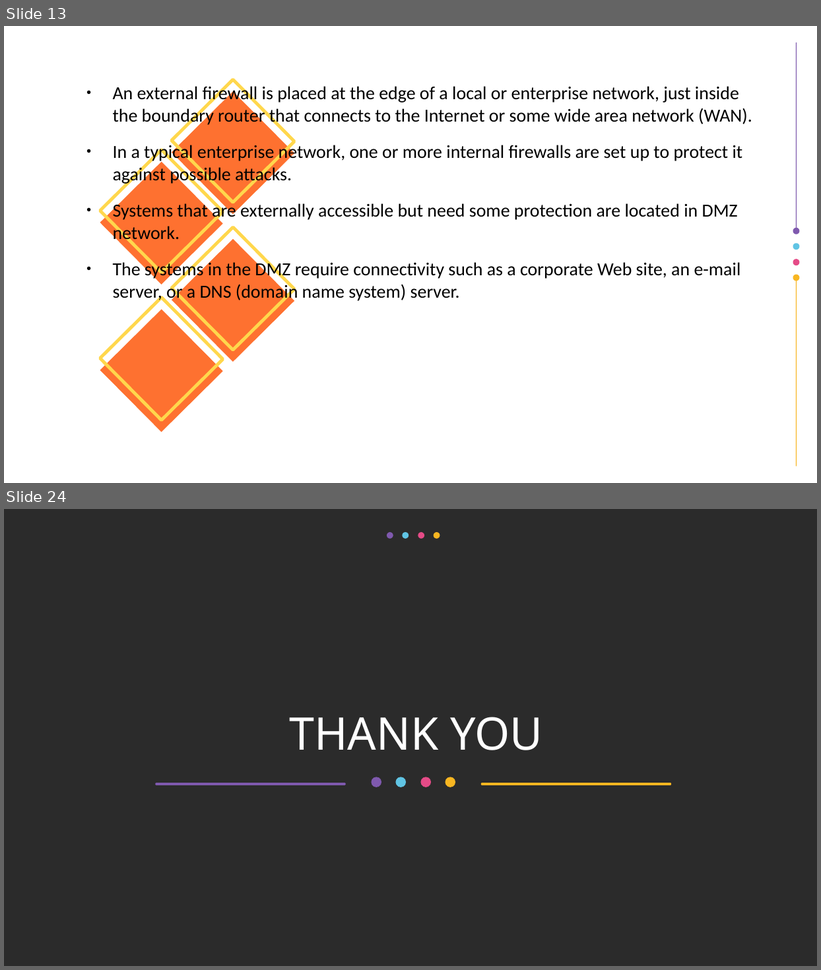
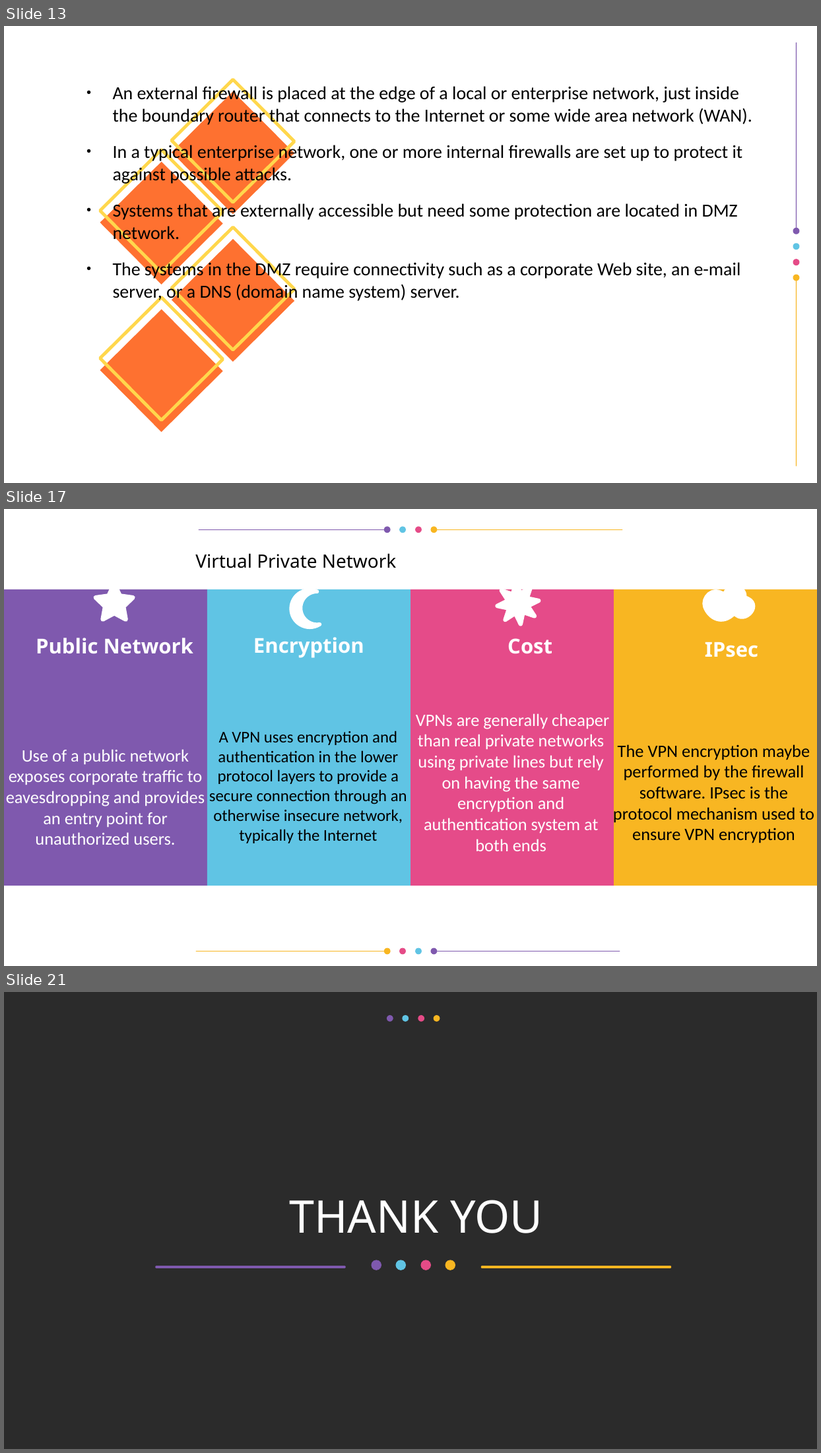
Before and after one commit to Dihfahsih1/Masters-Software-Engineering, a slide deck: yr-sem1/System and Network Security/network-security-assignment.odp. Shown one above the other, each under a label of ours: slides 13 and 24 before the commit, slides 13, 17 and 21 after it; the slides between them are not shown. The pictures are 821x970 and 821x1453 pixels, drawn with LibreOffice and Linux fonts; fonts in the diff are those of the drawing; background and template pictures are left out; a plain dark background stands for a picture behind light text. Boxes give left, top, right and bottom in pixels: in the first picture for what was removed or moved away, otherwise in the second. Text is boxed around its words. In the diff, an @@ line names an element or a change of style, - is before the commit and + after.

```diff
--- a/yr-sem1/System and Network Security/network-security-assignment.odp
+++ b/yr-sem1/System and Network Security/network-security-assignment.odp
@@ slide 17 added at <box>4,509,817,966</box>, background #FFFFFF @@
@@ group added at <box>199,527,622,533</box>: 6 freeform shapes @@
@@ text added at <box>195,553,396,568</box>, 18 pt, text #000000 @@
+Virtual Private Network
@@ freeform shape added at <box>96,584,133,620</box>, fill #FFFFFF @@
@@ freeform shape added at <box>96,584,133,620</box>, outline #FFFFFF 4.14 pt @@
@@ freeform shape added at <box>498,583,539,624</box>, fill #FFFFFF @@
@@ freeform shape added at <box>498,583,539,624</box>, outline #FFFFFF 4.14 pt @@
@@ freeform shape added at <box>4,590,208,886</box>, fill #7F59AE @@
@@ freeform shape added at <box>208,590,411,886</box>, fill #60C4E4 @@
@@ freeform shape added at <box>291,590,319,627</box>, fill #FFFFFF @@
@@ freeform shape added at <box>291,590,319,627</box>, outline #FFFFFF 3.66 pt @@
@@ freeform shape added at <box>411,590,614,886</box>, fill #E54B89 @@
@@ freeform shape added at <box>614,590,817,886</box>, fill #F8B622 @@
@@ freeform shape added at <box>705,588,754,620</box>, fill #FFFFFF @@
@@ freeform shape added at <box>705,588,754,620</box>, outline #FFFFFF 4.14 pt @@
@@ title added at <box>36,638,193,654</box>, 20 pt, text #FFFFFF, bold @@
+Public Network
@@ title added at <box>253,637,364,658</box>, 20 pt, text #FFFFFF, bold @@
+Encryption
@@ title added at <box>508,638,552,654</box>, 20 pt, text #FFFFFF, bold @@
+Cost
@@ title added at <box>705,642,758,657</box>, 20 pt, text #FFFFFF, bold @@
+IPsec
@@ title added at <box>416,714,609,852</box>, 17 pt, text #FFFFFF @@
+VPNs are generally cheaper than real private networks using private lines but rely on having the same encryption and authentication system at both ends
@@ title added at <box>209,731,407,844</box>, 16 pt, text #000000 @@
+A VPN uses encryption and authentication in the lower protocol layers to provide a secure connection through an otherwise insecure network, typically the Internet
@@ title added at <box>613,745,814,844</box>, 17 pt, text #000000 @@
+The VPN encryption maybe performed by the firewall software. IPsec is the protocol mechanism used to ensure VPN encryption
@@ title added at <box>6,749,205,845</box>, 17 pt, text #FFFFFF @@
+Use of a public network exposes corporate traffic to eavesdropping and provides an entry point for unauthorized users.
@@ group added at <box>197,949,619,955</box>: 6 freeform shapes @@
@@ what was slide 24 is now slide 21 @@
```
Also in this commit, not shown: 6 other slides added, 10 slides removed, 10 other files.
